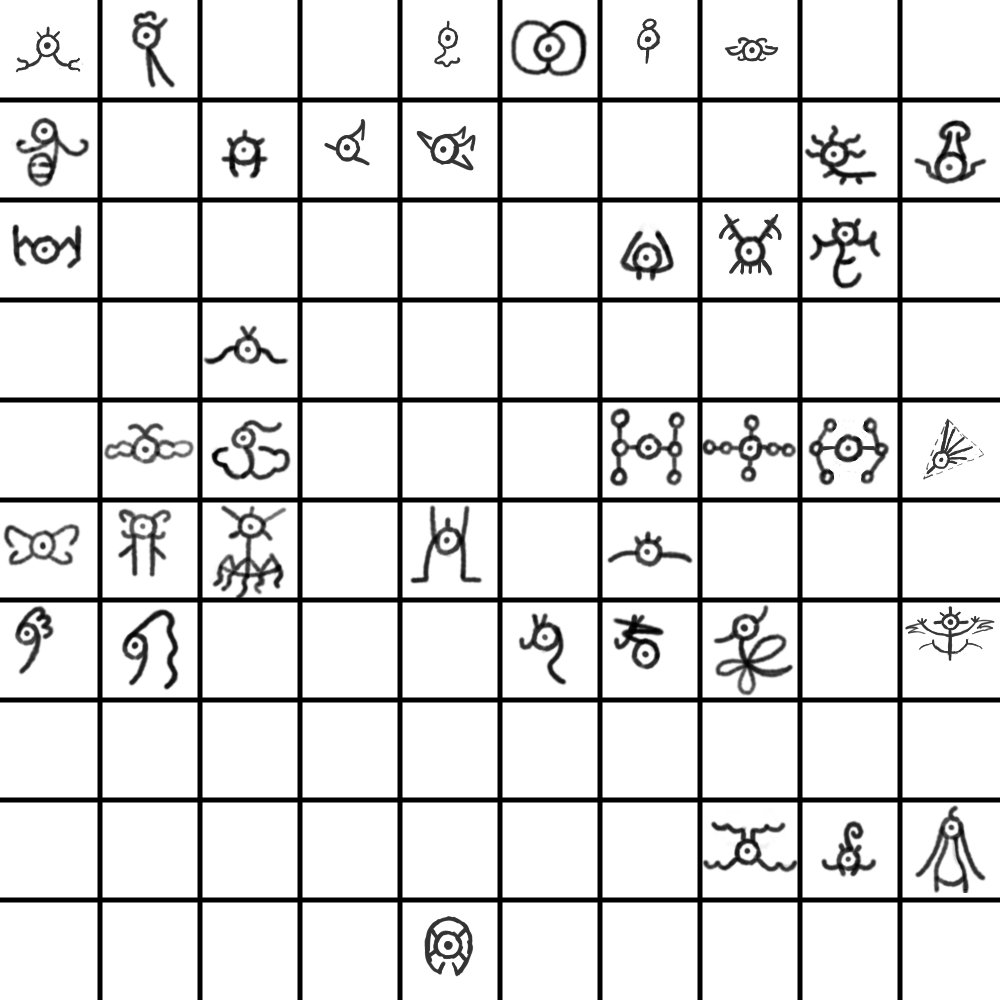
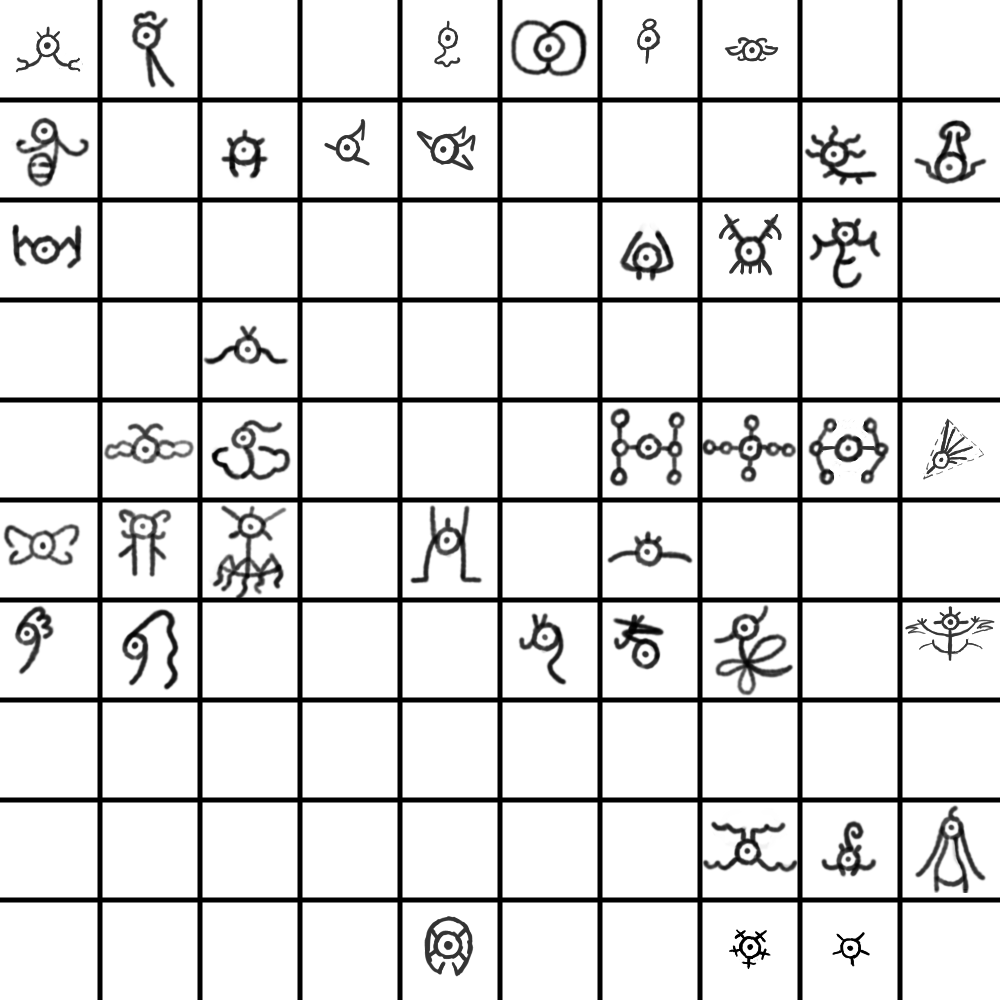
Comparing the layer stacks of the two 1000px x 1000px images. Changes:
painted on "Paint Layer 1" over [729, 929, 870, 969]
removed layer "Paint Layer 1" (2nd of 2) over [729, 929, 870, 969]